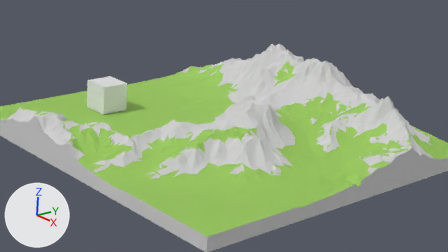
The Blender file Three.js Portfolio/Blends/landscape.blend, before and after one commit.
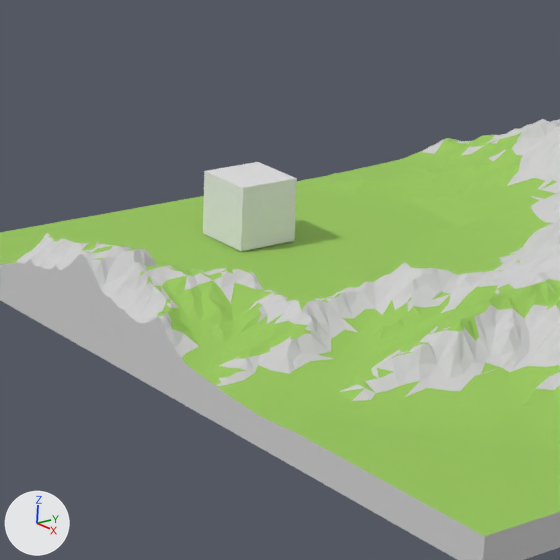
Each version is shown from the file's camera 'Camera', then close up on the part from 0% to 54% of the width and 3% to 98% of the height. The lights are fixed; the arrows at lower left show +X, +Y and +Z.

In view in the first close-up: 'Block', 'Landscape'.
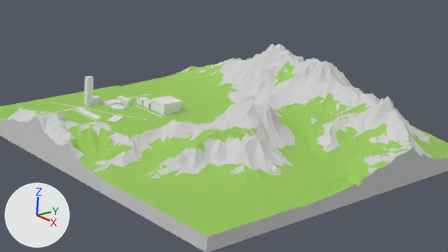
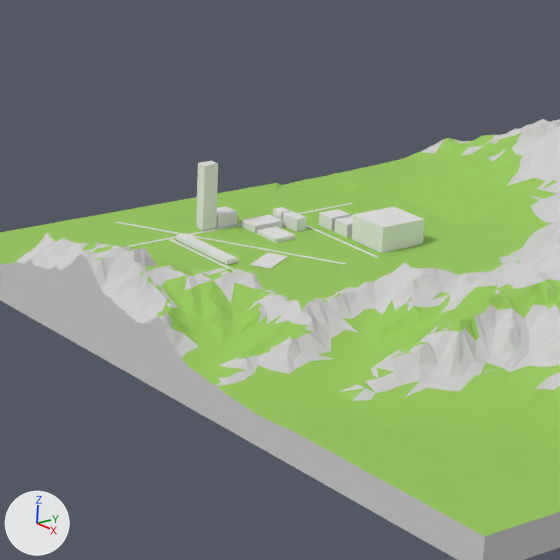
Where the change shows, as pixel boxes (x1, y1, x2, y2) in the close-ups (560 x 560 px):
'Block', deleted: before (203, 162, 297, 251)
'Cube.006', added: after (352, 207, 424, 253)
'Cube', added: after (196, 161, 218, 231)
'Cube.001', added: after (176, 233, 238, 265)
'Cube.009', added: after (241, 215, 283, 233)
'Cube.003', added: after (257, 226, 295, 243)
'Cube.004', added: after (319, 209, 351, 231)
'Cube.008', added: after (283, 211, 307, 232)
'Cube.002', added: after (216, 206, 238, 228)
'Road 1.001', added: after (116, 222, 347, 265)
'Plane', added: after (250, 253, 288, 268)
'Cube.005', added: after (334, 216, 353, 237)
'Road 1', added: after (128, 203, 353, 247)
'Road 1.003', added: after (306, 225, 378, 258)
'Road 1.002', added: after (168, 239, 260, 283)
'Cube.007', added: after (273, 207, 291, 220)

What changed in the scene script:
```text
Add me_plane_001:
    me_plane_001.from_pydata([(-1.0, -1.0, 0.0), (1.0, -1.0, 0.0), (-1.0, 1.0, 0.0), (1.0, 1.0, 0.0)], [], [(0, 1, 3, 2)])
Remove ob_block:
    ob_block = bpy.data.objects.new('Block', me_cube_001)
Add ob_road_1_003:
    ob_road_1_003 = bpy.data.objects.new('Road 1.003', me_cube_005)  # 108 vertices, 54 faces; spans x -0.04..0.04, y -2.57..3.49, z -0.01..0.0
    ob_road_1_003.location = (-5.24, -1.6, 0.18)
    ob_road_1_003.rotation_euler = (0.0, 0.0, -4.712)  # degrees (0, 0, -270)
    ob_road_1_003.scale = (1.0, 0.627, 1.0)
Add ob_road_1_002:
    ob_road_1_002 = bpy.data.objects.new('Road 1.002', me_cube_005.copy())
    ob_road_1_002.location = (-5.24, -5.25, 0.18)
    ob_road_1_002.rotation_euler = (0.0, 0.0, -4.712)  # degrees (0, 0, -270)
    ob_road_1_002.scale = (1.0, 0.627, 1.0)
Add ob_road_1_001:
    ob_road_1_001 = bpy.data.objects.new('Road 1.001', me_cube_003)  # 108 vertices, 54 faces; spans x -0.04..0.04, y -2.7..4.13, z -0.01..0.0
    ob_road_1_001.location = (-7.02, -4.44, 0.18)
    ob_road_1_001.rotation_euler = (0.0, 0.0, -7.357)  # degrees (0, 0, 298)
    ob_road_1_001.scale = (1.0, 0.934, 1.0)
Add ob_road_1:
    ob_road_1 = bpy.data.objects.new('Road 1', me_cube_2132)  # 108 vertices, 54 faces; spans x -0.04..0.04, y -2.99..5.55, z -0.01..0.0
    ob_road_1.location = (-7.47, -4.21, 0.18)
    ob_road_1.rotation_euler = (0.0, 0.0, -6.283)  # degrees (0, 0, -360)
    ob_road_1.scale = (1.0, 0.872, 1.0)
Add ob_cube_001:
    ob_cube_001 = bpy.data.objects.new('Cube.001', me_cube_015)  # a box spanning x -0.308..0.308, y -0.13..0.39, z -0.174..0.174
    ob_cube_001.location = (-6.72, -5.0, 0.25)
    ob_cube_001.rotation_euler = (0.0, 0.0, 1.571)  # degrees (0, 0, 90)
    ob_cube_001.scale = (0.499, -4.24, 0.341)
Add ob_plane:
    ob_plane = bpy.data.objects.new('Plane', me_plane_001)
    ob_plane.location = (-4.8, -4.09, 0.19)
    ob_plane.rotation_euler = (0.0, 0.0, 0.51)  # degrees (0, 0, 29)
    ob_plane.scale = (-0.278, 0.536, 1.0)
Add ob_cube_009:
    ob_cube_009 = bpy.data.objects.new('Cube.009', me_cube_015.copy())
    ob_cube_009.location = (-7.18, -2.67, 0.27)
    ob_cube_009.rotation_euler = (0.0, 0.0, 1.571)  # degrees (0, 0, 90)
    ob_cube_009.scale = (1.44, -1.12, 0.539)
Add ob_cube_008:
    ob_cube_008 = bpy.data.objects.new('Cube.008', me_cube_015.copy())
    ob_cube_008.location = (-6.72, -1.98, 0.35)
    ob_cube_008.rotation_euler = (0.0, 0.0, 1.571)  # degrees (0, 0, 90)
    ob_cube_008.scale = (0.499, -1.12, 1.0)
Add ob_cube_007:
    ob_cube_007 = bpy.data.objects.new('Cube.007', me_cube_015.copy())
    ob_cube_007.location = (-7.04, -1.98, 0.34)
    ob_cube_007.rotation_euler = (0.0, 0.0, 1.571)  # degrees (0, 0, 90)
    ob_cube_007.scale = (0.499, 0.666, 1.0)
Add ob_cube_006:
    ob_cube_006 = bpy.data.objects.new('Cube.006', me_cube_015.copy())
    ob_cube_006.location = (-4.16, -0.61, 0.51)
    ob_cube_006.rotation_euler = (0.0, 0.0, 1.571)  # degrees (0, 0, 90)
    ob_cube_006.scale = (2.2, 2.34, 1.95)
Add ob_cube_005:
    ob_cube_005 = bpy.data.objects.new('Cube.005', me_cube_015.copy())
    ob_cube_005.location = (-5.39, -0.61, 0.34)
    ob_cube_005.rotation_euler = (0.0, 0.0, 1.571)  # degrees (0, 0, 90)
    ob_cube_005.scale = (2.2, 1.0, 1.0)
Add ob_cube_004:
    ob_cube_004 = bpy.data.objects.new('Cube.004', me_cube_015.copy())
    ob_cube_004.location = (-6.05, -0.98, 0.34)
    ob_cube_004.rotation_euler = (0.0, 0.0, 1.571)  # degrees (0, 0, 90)
Add ob_cube_003:
    ob_cube_003 = bpy.data.objects.new('Cube.003', me_cube_015.copy())
    ob_cube_003.location = (-6.05, -2.81, 0.23)
    ob_cube_003.rotation_euler = (0.0, 0.0, 1.571)  # degrees (0, 0, 90)
    ob_cube_003.scale = (1.0, 1.56, -0.304)
Add ob_cube_002:
    ob_cube_002 = bpy.data.objects.new('Cube.002', me_cube_015.copy())
    ob_cube_002.location = (-7.69, -3.38, 0.34)
    ob_cube_002.rotation_euler = (0.0, 0.0, 1.571)  # degrees (0, 0, 90)
Add ob_cube:
    ob_cube = bpy.data.objects.new('Cube', me_cube)  # a box spanning x -0.15..0.15, y -0.21..0.21, z -0.86..0.86
    ob_cube.location = (-7.67, -3.96, 1.05)
```
